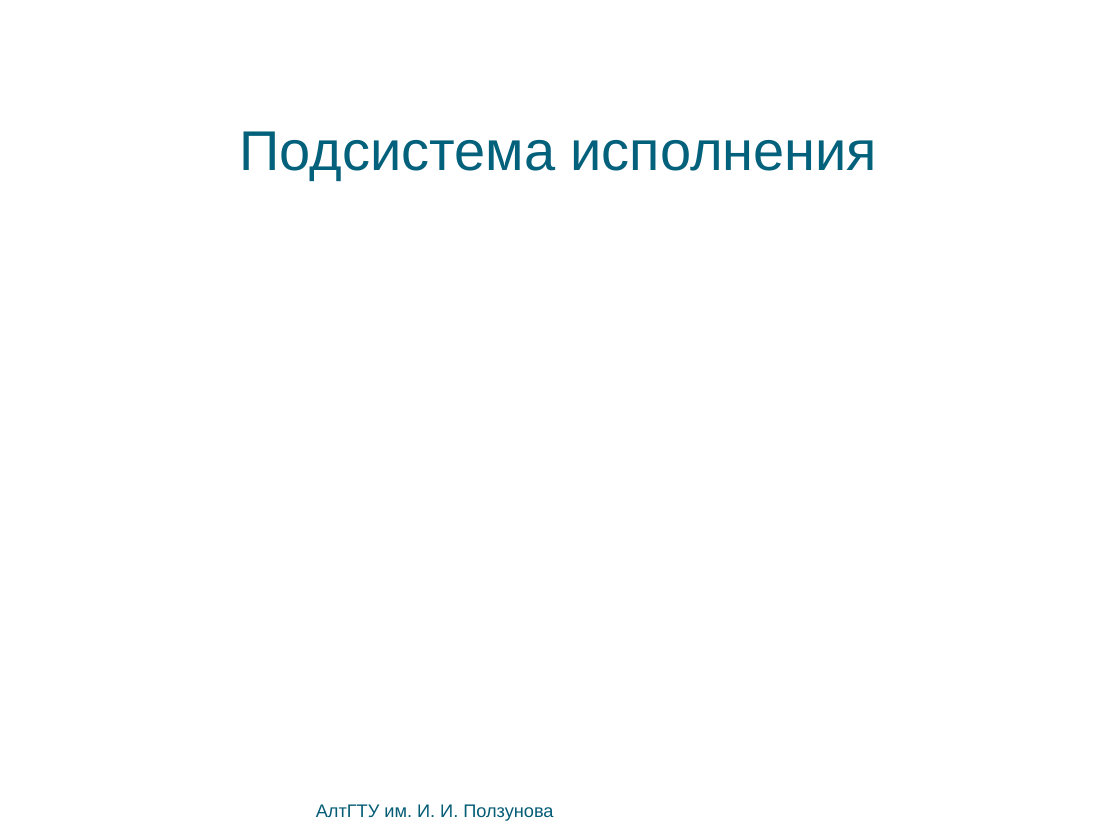
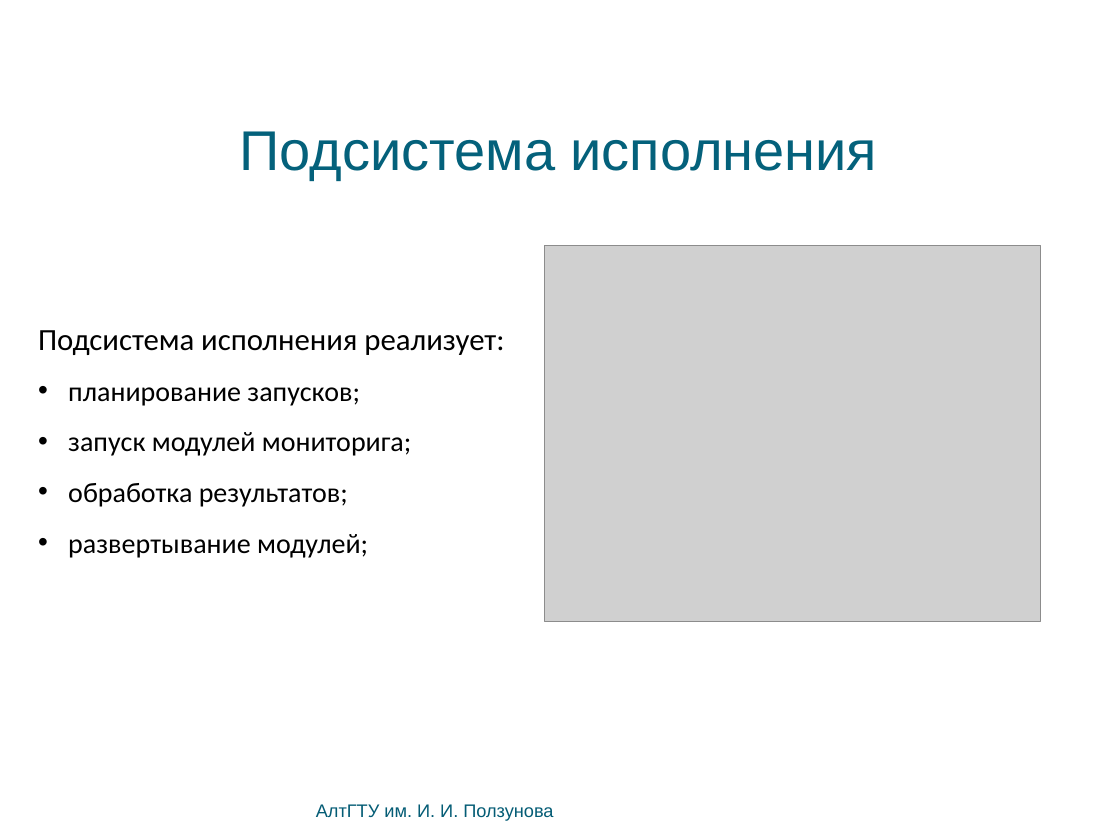
Before and after one commit to bluerain/snoopy, a slide deck: slide 16 of diploma/trunk/ppt/kostyukov.pptx (slide 22 before the commit). Drawn at 1120x840 pixels with LibreOffice and Linux fonts; fonts in the diff are those of the drawing; grey boxes stand for pictures; background and template pictures are left out. Boxes give left, top, right and bottom in pixels: in the first picture for what was removed or moved away, otherwise in the second. Text is boxed around its words. In the diff, an @@ line names an element or a change of style, - is before the commit and + after.

```diff
--- a/diploma/trunk/ppt/kostyukov.pptx
+++ b/diploma/trunk/ppt/kostyukov.pptx
@@ picture added at (544,245,1041,621) @@
@@ text added at (38,330,504,558), 20 pt, text #000000 @@
+Подсистема исполнения реализует:
+• планирование запусков;
+• запуск модулей мониторига;
+• обработка результатов;
+• развертывание модулей;
```
Also in this commit, not shown: 8 other slides changed, 7 slides removed, 10 other files.
